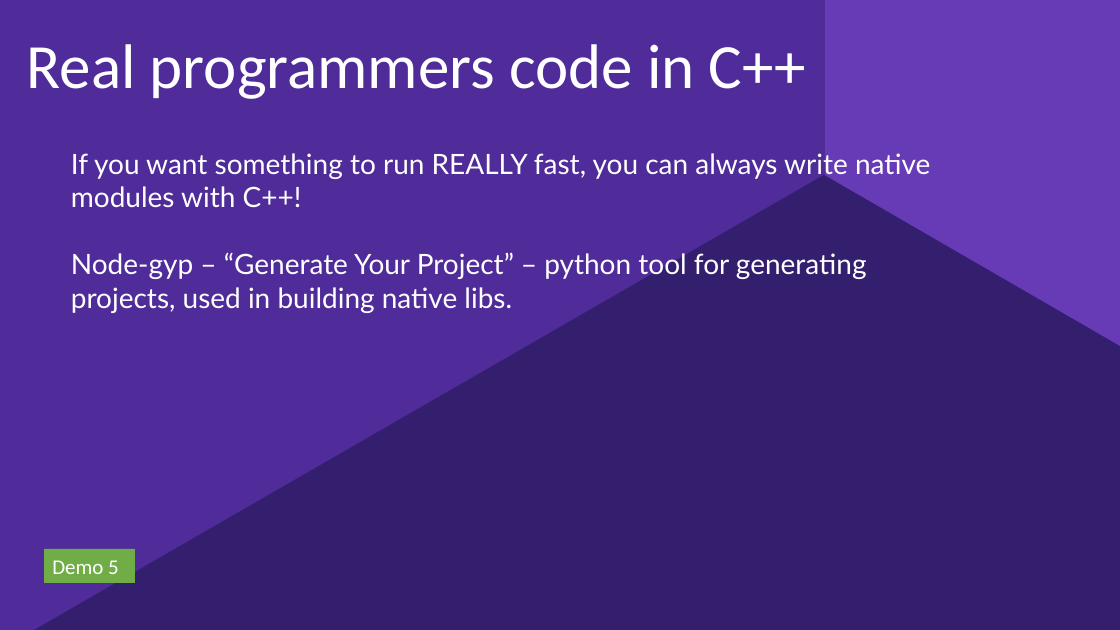
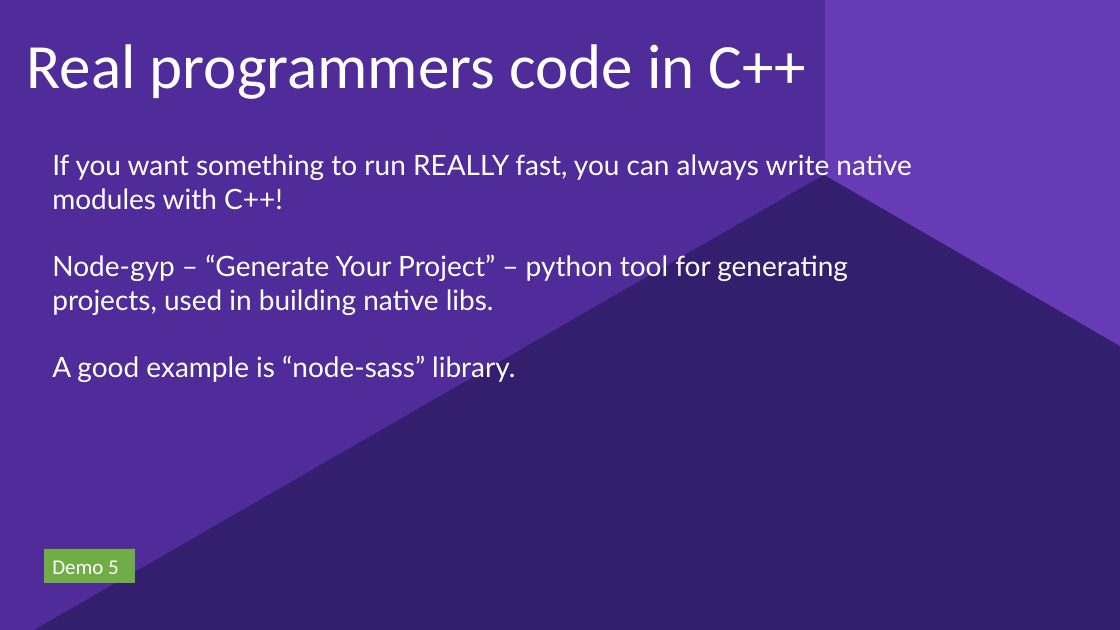
Before and after one commit to kjocevicius/nodejs-demo, a slide deck: slide 16 of nodejs.pptx. Drawn at 1120x630 pixels with LibreOffice and Linux fonts; fonts in the diff are those of the drawing; background and template pictures are left out. Boxes give left, top, right and bottom in pixels: in the first picture for what was removed or moved away, otherwise in the second. Text is boxed around its words. In the diff, an @@ line names an element or a change of style, - is before the commit and + after.

```diff
--- a/nodejs.pptx
+++ b/nodejs.pptx
@@ text "If you want something to ...": place and size @@
-text "If you want something to ..." at [71,153,930,313]
+text "If you want something to ..." at [52,154,911,383]
@@ text at [52,354,515,383]: paragraph added @@
+A good example is “node-sass” library.
```
Also in this commit, not shown: 3 other slides changed, 1 other file.
